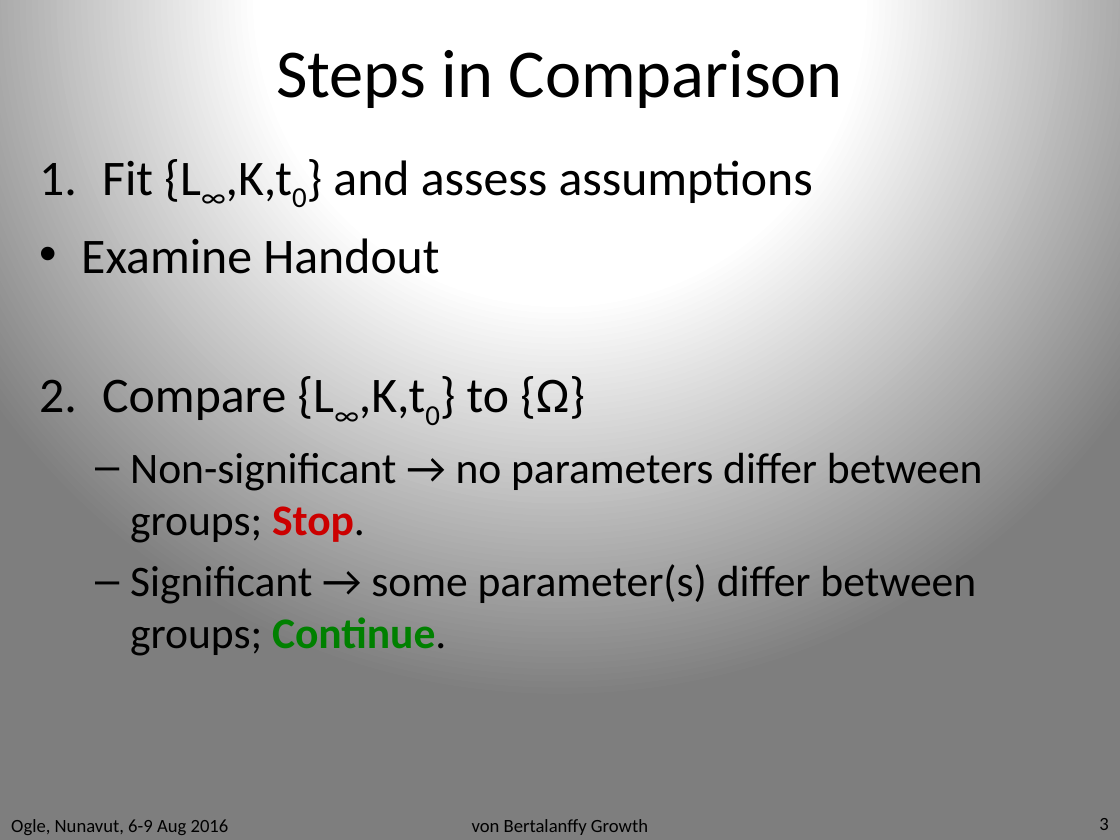
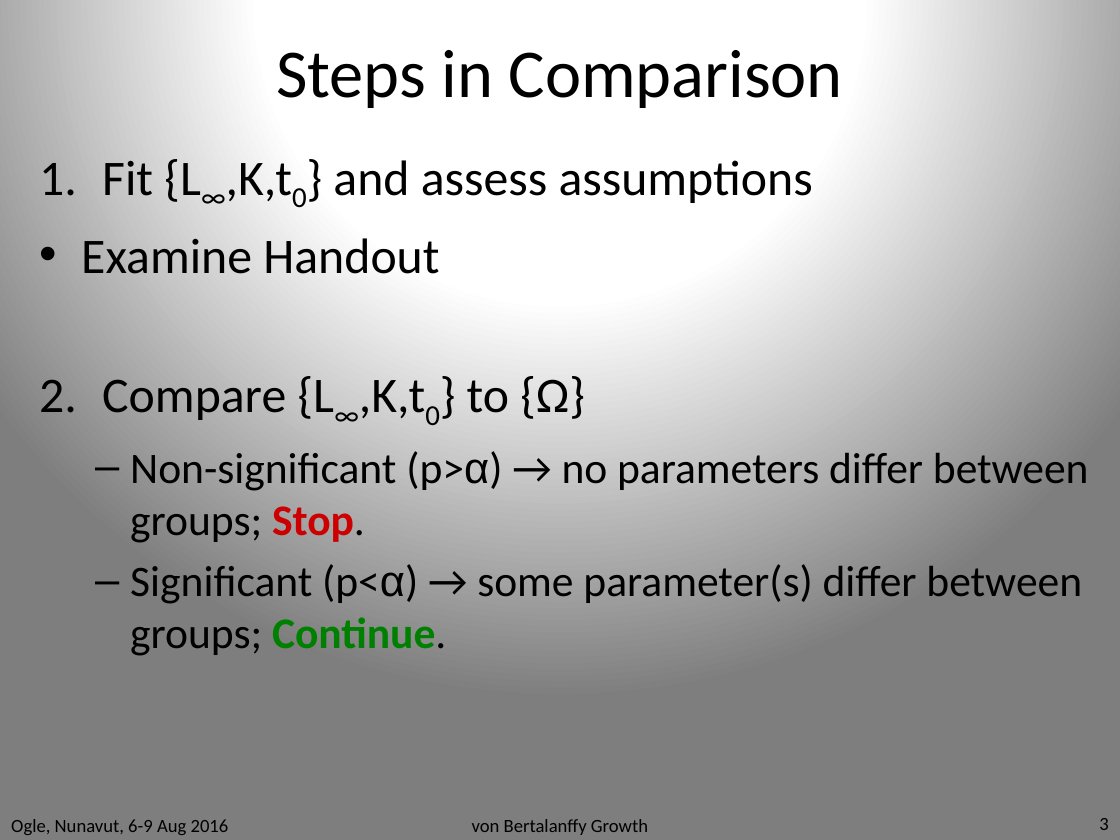
Before and after one commit to droglenc/RcourseNunavut2016, a slide deck: slide 3 of Slides/VBGF2.pptx. Drawn at 1120x840 pixels with LibreOffice and Linux fonts; fonts in the diff are those of the drawing. Boxes give left, top, right and bottom in pixels: in the first picture for what was removed or moved away, otherwise in the second. Text is boxed around its words. In the diff, an @@ line names an element or a change of style, - is before the commit and + after.

```diff
--- a/Slides/VBGF2.pptx
+++ b/Slides/VBGF2.pptx
@@ text at [130, 451, 1089, 656]: text changed @@
-  – Non-significant → no parameters differ between groups; Stop.
-  – Significant → some parameter(s) differ between groups; Continue.
+  – Non-significant (p>α) → no parameters differ between groups; Stop.
+  – Significant (p<α) → some parameter(s) differ between groups; Continue.
```
Also in this commit, not shown: 2 other slides changed, 39 other files.
